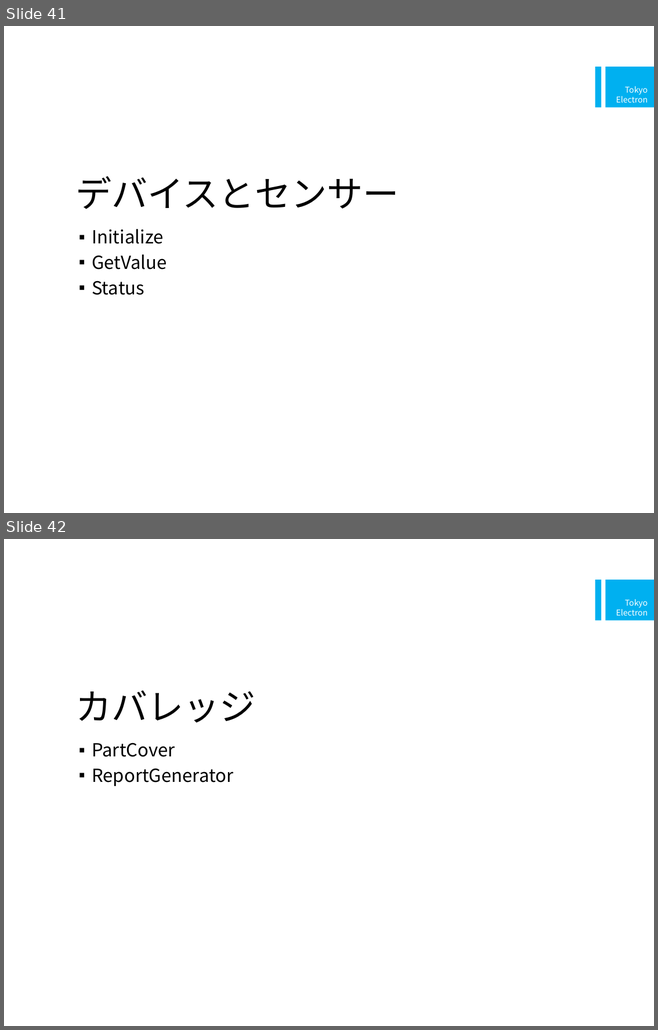
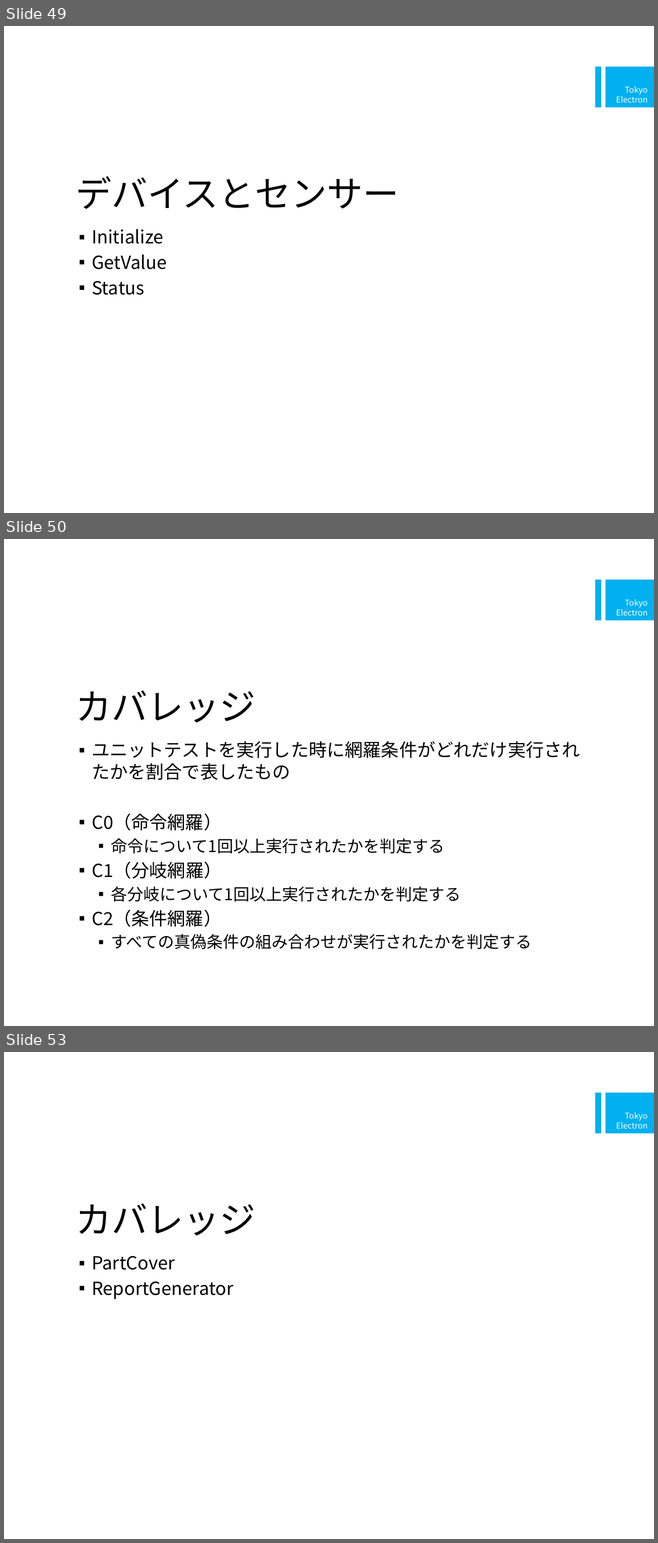
Before and after one commit to a-suzuki/CShrapLecture, a slide deck: doc/テストコードによるC#プログラミング演習.pptx. Shown one above the other, each under a label of ours: slides 41 and 42 before the commit, slides 49, 50 and 53 after it; the slides between them are not shown. The pictures are 658x1030 and 658x1543 pixels, drawn with LibreOffice and Linux fonts; fonts in the diff are those of the drawing. Boxes give left, top, right and bottom in pixels: in the first picture for what was removed or moved away, otherwise in the second. Text is boxed around its words. In the diff, an @@ line names an element or a change of style, - is before the commit and + after.

```diff
--- a/doc/テストコードによるC#プログラミング演習.pptx
+++ b/doc/テストコードによるC#プログラミング演習.pptx
@@ slide 50 added at <box>4,539,654,1026</box>, background #FFFFFF; not listed: 2 template elements that a slide beside it also shows @@
@@ title added at <box>75,690,256,723</box>, 40 pt, text #000000 @@
+カバレッジ
@@ text added at <box>92,741,580,950</box>, 18 pt, text #000000 @@
+▪ ユニットテストを実行した時に網羅条件がどれだけ実行されたかを割合で表したもの
+▪ C0（命令網羅）
+  ▪ 命令について1回以上実行されたかを判定する
+▪ C1（分岐網羅）
+  ▪ 各分岐について1回以上実行されたかを判定する
+▪ C2（条件網羅）
+  ▪ すべての真偽条件の組み合わせが実行されたかを判定する
@@ what was slide 41 is now slide 49 @@
@@ what was slide 42 is now slide 53 @@
```
Also in this commit, not shown: 6 slides changed, 10 other slides added, 1 slide removed.
